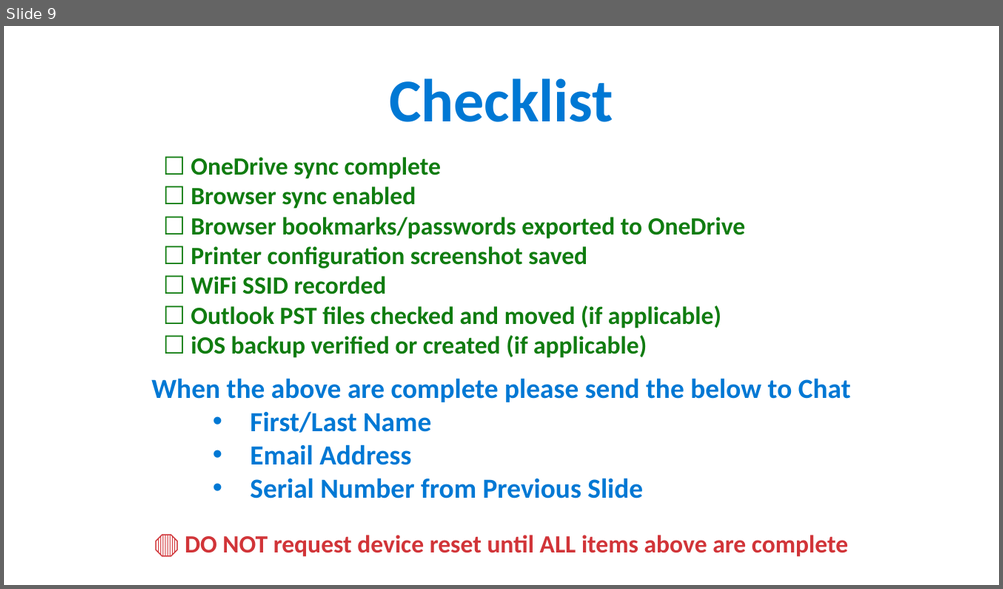
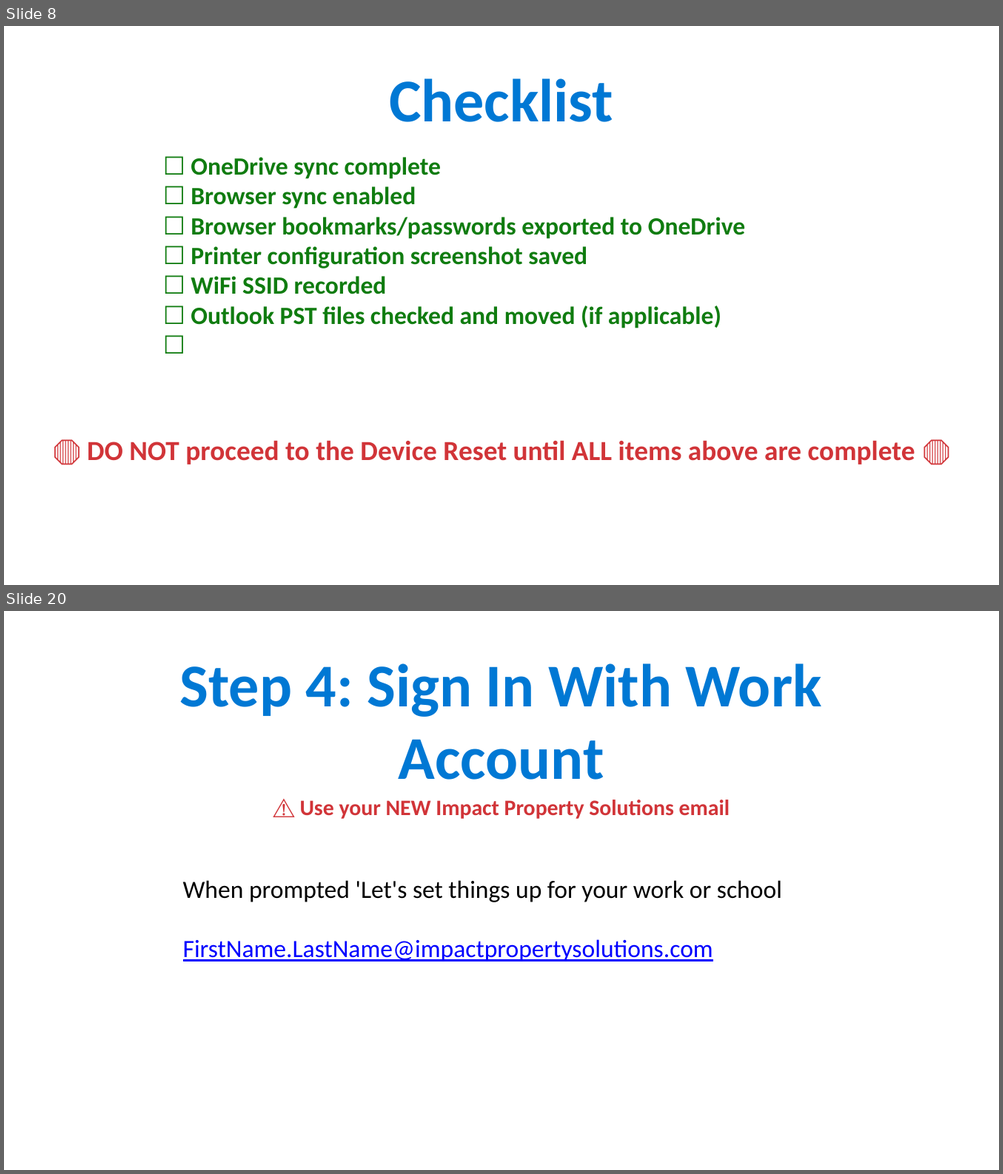
Before and after one commit to ipsghonline/tmp, a slide deck: presentation/Phase1-Backup-Guide.pptx. Shown one above the other, each under a label of ours: slide 9 before the commit, slides 8 and 20 after it; the slides between them are not shown. The pictures are 1003x589 and 1003x1174 pixels, drawn with LibreOffice and Linux fonts; fonts in the diff are those of the drawing. Boxes give left, top, right and bottom in pixels: in the first picture for what was removed or moved away, otherwise in the second. Text is boxed around its words. In the diff, an @@ line names an element or a change of style, - is before the commit and + after.

```diff
--- a/presentation/Phase1-Backup-Guide.pptx
+++ b/presentation/Phase1-Backup-Guide.pptx
@@ slide 20 added at [4,611,999,1170], background #FFFFFF @@
@@ text added at [180,664,822,780], 44 pt, text #0078D4, bold @@
+Step 4: Sign In With Work Account
@@ text added at [300,800,729,819], 16 pt, text #D13438, bold @@
+⚠️ Use your NEW Impact Property Solutions email
@@ text added at [183,880,782,962], 18 pt, text #000000 @@
+When prompted 'Let's set things up for your work or school
+FirstName.LastName@impactpropertysolutions.com
@@ what was slide 9 is now slide 8 @@
@@ slide 8 changed as well @@
@@ text at [190,335,646,358]: text changed @@
-☐ iOS backup verified or created (if applicable)
+☐
@@ text removed at [151,378,851,499] @@
-When the above are complete please send the below to Chat
-    • First/Last Name
-    • Email Address
-    • Serial Number from Previous Slide
@@ text at [87,440,915,465]: text changed; size 18 to 20 pt @@
-🛑 DO NOT request device reset until ALL items above are complete
+🛑 DO NOT proceed to the Device Reset until ALL items above are complete 🛑
```
Also in this commit, not shown: 20 other slides added, 1 slide removed.
